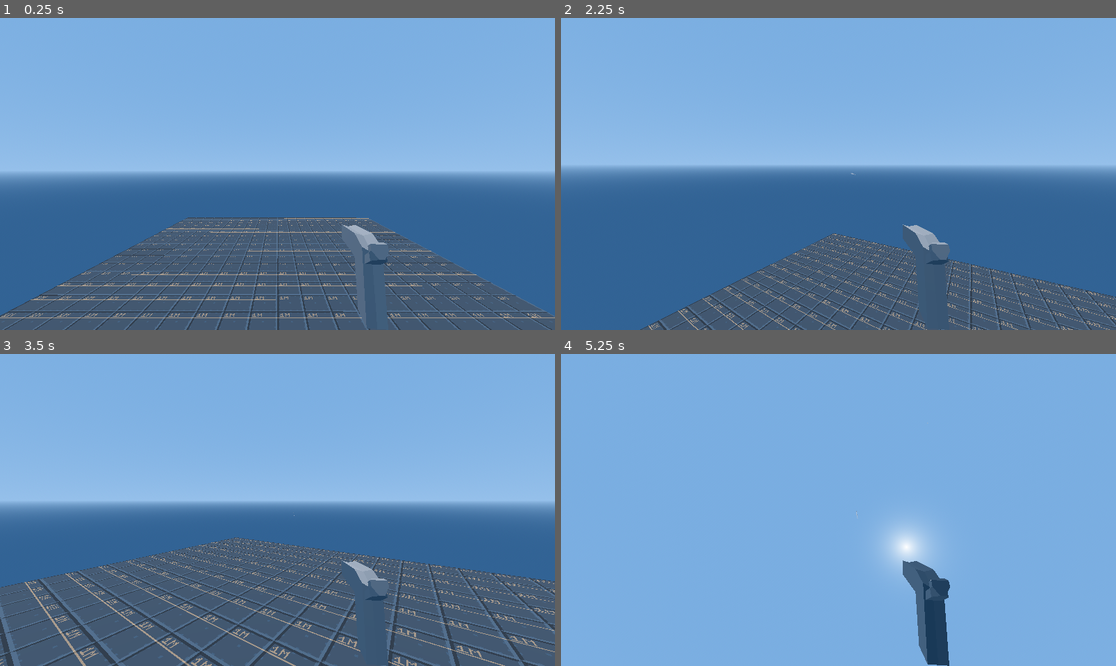
Above: before the commit, frames 1-4 (two rows, left to right).
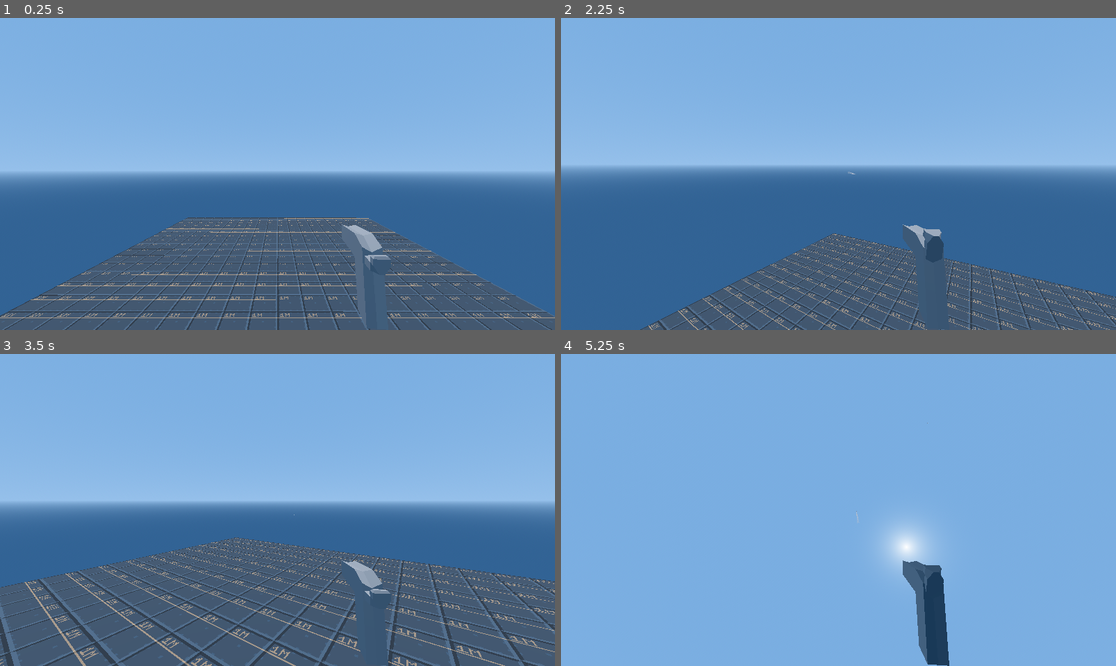
Above: after the commit, the same moments.

Repository: jashjhj/fp-shooter-game
Game: Godot game, scene res://maps/level_0.tscn
Two runs of this game, one before a commit and one after it. Both use one fixed random seed, a clock stepped at 60 frames per second and the inputs below.
Inputs (mouse positions are in pixels of both pictures, inside the frame that each line leads up to):
- Up to frame 1 (0.25 s): no input
- Up to frame 2 (2.25 s): tap Enter (ui_accept) at 0.5, 0.77, 1.52 s; move the mouse to (866, 174) at 0.52 s; press the mouse at (866, 174) at 0.53 s; hold W (move_forward) 0.53-2.03 s; move the mouse to (810, 174) at 1.27 s; release the mouse at (810, 174) at 1.28 s; right-click (810, 174) at 1.35 s; move the mouse to (894, 105) at 2.02 s; press the mouse at (894, 105) at 2.03 s; hold D (move_right) from 2.03 s (still down)
- Up to frame 3 (3.5 s): move the mouse to (249, 572) at 2.77 s; release D (move_right) at 2.78 s; release the mouse at (249, 572) at 2.78 s; hold W (move_forward) from 2.78 s (still down); right-click (249, 572) at 2.85 s; tap Enter (ui_accept) at 3.02 s
- Up to frame 4 (5.25 s): move the mouse to (877, 513) at 3.52 s; press the mouse at (877, 513) at 3.53 s; tap Enter (ui_accept) at 3.77, 4.52, 5 s; move the mouse to (794, 506) at 4.27 s; release the mouse at (794, 506) at 4.28 s; right-click (794, 506) at 4.35 s; move the mouse to (866, 510) at 5.02 s; release W (move_forward) at 5.03 s; press the mouse at (866, 510) at 5.03 s; hold S (move_backward) from 5.03 s (still down)

The runs differ from the first frame. In frame 1, 0.2% of the frame differs, in the area x 65-71%, y 71-83%; in frame 2, 0.3%, in the area x 51-71%, y 49-80%; in frame 3, 0.1%; in frame 4, 0.2%.

Commit message:
SA Hammer setup Currently dual-action as it automatically cocks after use.

Diff:
--- a/gameobjects/guns/instances/revolver_dev.tscn
+++ b/gameobjects/guns/instances/revolver_dev.tscn
@@ -2,8 +2,8 @@
 
 [ext_resource type="Script" uid="uid://7yjt2q14eqdj" path="res://gameobjects/guns/gun.gd" id="1_xjbfu"]
 [ext_resource type="Script" uid="uid://cuj1evxe65gdy" path="res://gameobjects/bullets/bullet_data.gd" id="2_ebqv8"]
+[ext_resource type="Script" uid="uid://dg547bcbwhkg4" path="res://gameobjects/guns/parts/scripts/Gun_Part_SAHammer.gd" id="2_h76jk"]
 [ext_resource type="ArrayMesh" uid="uid://b6wvee7b12gyo" path="res://assets/models/guns/bad_revolver/Hammer.obj" id="3_lvbds"]
-[ext_resource type="Script" uid="uid://rx2sttyhbphc" path="res://gameobjects/guns/parts/scripts/Gun_Part_Check.gd" id="3_yxvtr"]
 [ext_resource type="ArrayMesh" uid="uid://bdol3ygswtj5c" path="res://assets/models/guns/bad_revolver/Main.obj" id="4_ebqv8"]
 [ext_resource type="Script" uid="uid://ddvk46wqlsnn4" path="res://gameobjects/guns/parts/Gun_Part_Listener.gd" id="5_87eem"]
 [ext_resource type="PackedScene" uid="uid://bk6fd80nopw" path="res://gameobjects/guns/parts/bullet-source/bullet-source.tscn" id="6_yxvtr"]
@@ -40,20 +40,26 @@
 bullet_data = SubResource("Resource_yxvtr")
 metadata/_custom_type_script = "uid://7yjt2q14eqdj"
 
-[node name="Hammer" type="Node3D" parent="." node_paths=PackedStringArray("LISTENER", "NEXT_TRIGGERS")]
-transform = Transform3D(1, 0, 0, 0, 1, 0, 0, 0, 1, 0, 0.0537585, 0.00682615)
-script = ExtResource("3_yxvtr")
-LISTENER = NodePath("Gun_Part_Listener")
-NEXT_TRIGGERS = [NodePath("../Bullet-source/Gun_Part_Listener")]
+[node name="Hammer" type="Node3D" parent="." node_paths=PackedStringArray("RELEASE_LISTENER", "TRIGGER", "VISUAL_HAMMER")]
+transform = Transform3D(1, 0, 0, 0, 1, 0, 0, 0, 1, 0, 0.04869, -0.00626498)
+script = ExtResource("2_h76jk")
+RELEASE_LISTENER = NodePath("Gun_Part_Listener")
+TRIGGER = NodePath("../Bullet-source/Gun_Part_Listener")
+VISUAL_HAMMER = NodePath("HammerVisual")
+COCKED_ANGLE = 1.5708
 metadata/_custom_type_script = "uid://dg547bcbwhkg4"
-
-[node name="MeshInstance3D" type="MeshInstance3D" parent="Hammer"]
-transform = Transform3D(-2.28938e-08, -3.72366e-08, 1, -0.851873, 0.523748, 0, -0.523748, -0.851873, -4.37114e-08, 0, -0.00734966, -0.0117711)
-mesh = ExtResource("3_lvbds")
 
 [node name="Gun_Part_Listener" type="Node" parent="Hammer"]
 script = ExtResource("5_87eem")
 metadata/_custom_type_script = "uid://ddvk46wqlsnn4"
+
+[node name="HammerVisual" type="Node3D" parent="Hammer"]
+transform = Transform3D(1, 0, 0, 0, 1, 0, 0, 0, 1, 0, 0.000313845, 0.00336476)
+
+[node name="MeshInstance3D" type="MeshInstance3D" parent="Hammer/HammerVisual"]
+transform = Transform3D(-4.37114e-08, 0, 1, 0, 1, 0, -1, 0, -4.37114e-08, 0, 0, 0)
+mesh = ExtResource("3_lvbds")
+skeleton = NodePath("../..")
 
 [node name="MeshInstance3D" type="MeshInstance3D" parent="."]
 transform = Transform3D(-4.37114e-08, 0, 1, 0, 1, 0, -1, 0, -4.37114e-08, 0, 0.0462628, 0.0323124)
--- a/gameobjects/guns/parts/scripts/Gun_Part_SAHammer.gd
+++ b/gameobjects/guns/parts/scripts/Gun_Part_SAHammer.gd
@@ -1,17 +1,31 @@
 class_name Gun_Part_SAHammer extends Gun_Part
 
+@export_group("Listeners")
 @export var COCK_LISTENER:Gun_Part_Listener;
 @export var RELEASE_LISTENER:Gun_Part_Listener;
 
 @export var TRIGGER:Gun_Part_Listener;
 
-var cocked := true;
-
+@export_group("Mechanism")
+##Node3D that rotates like the hammer.
+@export var VISUAL_HAMMER:Node3D;
 @export_range(0, 180, 1.0, "radians_as_degrees") var COCKED_ANGLE = PI/6;
 @export var ROTATE_AROUND:Vector3 = Vector3.RIGHT;
 
+@export var cock_speed := 0.05
+@export var decock_speed := 1.0
 
-var current_angle = 15;
+
+
+## 0 is decocked, 1 is cocked
+var cock_decock_progress := 1.0;
+var cock_decock_goal := 1.0;
+
+var hammer_stationary = true;
+
+var hammer_falling := false;
+
+var original_hammer_basis:Basis;
 
 func _ready() -> void:
 	if(RELEASE_LISTENER == null):
@@ -20,24 +34,68 @@
 
 	if(COCK_LISTENER == null):
 		push_warning("listener not set!")
-	else: COCK_LISTENER.triggered.connect(cock)
+	else: COCK_LISTENER.triggered.connect(_cock)
+
+	if(VISUAL_HAMMER != null): original_hammer_basis = VISUAL_HAMMER.transform.basis;
 
 
 func _release():
-	if(cocked):
-		cocked = false;
-		TRIGGER.trigger()
-		return true;
+	if(!hammer_falling): # if not fallign forwards
+		if(get_is_cocked()):
+			hammer_falling = true;
+			cock_decock_goal = 0.0;
+			hammer_stationary = false;
 
-	return false;
+func hammer_hit():
+	TRIGGER.trigger();
+	_cock()
 
-var original_basis:Basis;
+func _cock():
+	cock_decock_goal = 1.0;
+	hammer_stationary = false;
+
+
+
+
 func _process(delta: float) -> void:
-	original_basis = transform.basis
-	transform = transform.rotated_local(ROTATE_AROUND, current_angle);
 
-func loose_hammer():
-	pass;
+	if(!hammer_stationary):
+		if(abs(cock_decock_progress - 0.5) > 0.48): # If hit goal: ( more than 48% away from middle - accepts clamping
+			if(hammer_falling and cock_decock_progress < 0.02): # If just hit top while hammer falling
+				hammer_falling = false;
+				hammer_hit()
 
-func cock():
-	pass
+			#Snap to it:
+			if(abs(cock_decock_progress - cock_decock_goal) < 0.02): # if really close
+				cock_decock_progress = cock_decock_goal # snap to it
+				hammer_stationary = true;
+
+		var next_step_size
+		if(get_is_cocked()):
+			next_step_size = -(delta/cock_speed);
+		else:
+			next_step_size = (delta/decock_speed);
+
+		cock_decock_progress += next_step_size
+
+
+	#Cosmetics
+	if(VISUAL_HAMMER != null):
+		var current_angle:float;
+		if(get_is_cocked()): # If decocking
+			current_angle = map_hammer_cocking(cock_decock_progress) * COCKED_ANGLE
+		else:
+			current_angle = map_hammer_decocking(cock_decock_progress) * COCKED_ANGLE
+		VISUAL_HAMMER.transform.basis = original_hammer_basis
+		VISUAL_HAMMER.transform = VISUAL_HAMMER.transform.rotated_local(ROTATE_AROUND, -current_angle);
+
+
+#returns true if currently cocked, until it is next decocked
+func get_is_cocked():
+	return bool(round(cock_decock_goal)) if hammer_stationary else cock_decock_progress > cock_decock_goal # wish.com ternary operator
+
+func map_hammer_decocking(input:float) -> float:
+	return input
+
+func map_hammer_cocking(input:float) -> float:
+	return 1-(1-input)*(1-input)*(1-input)
